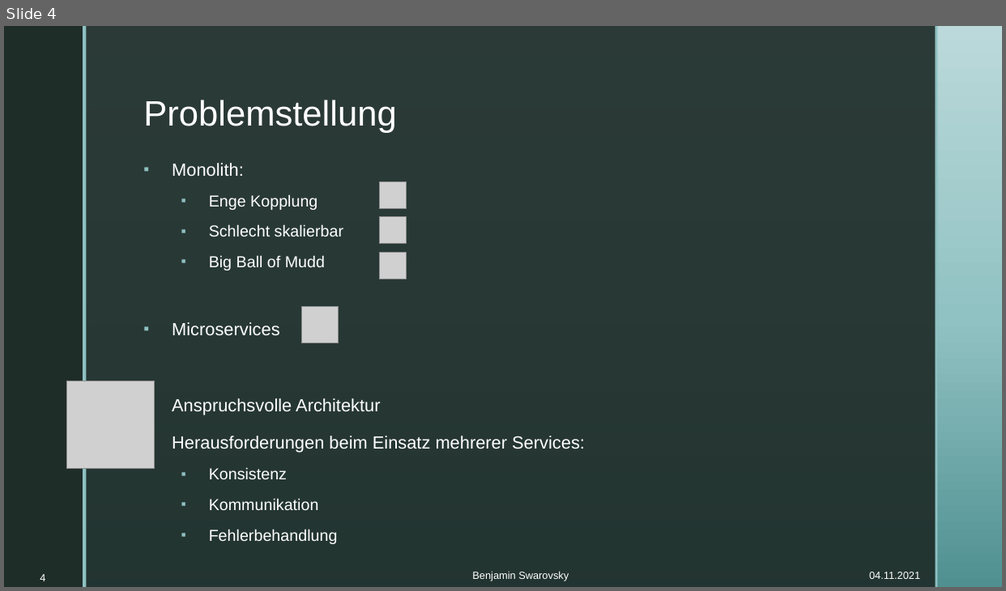
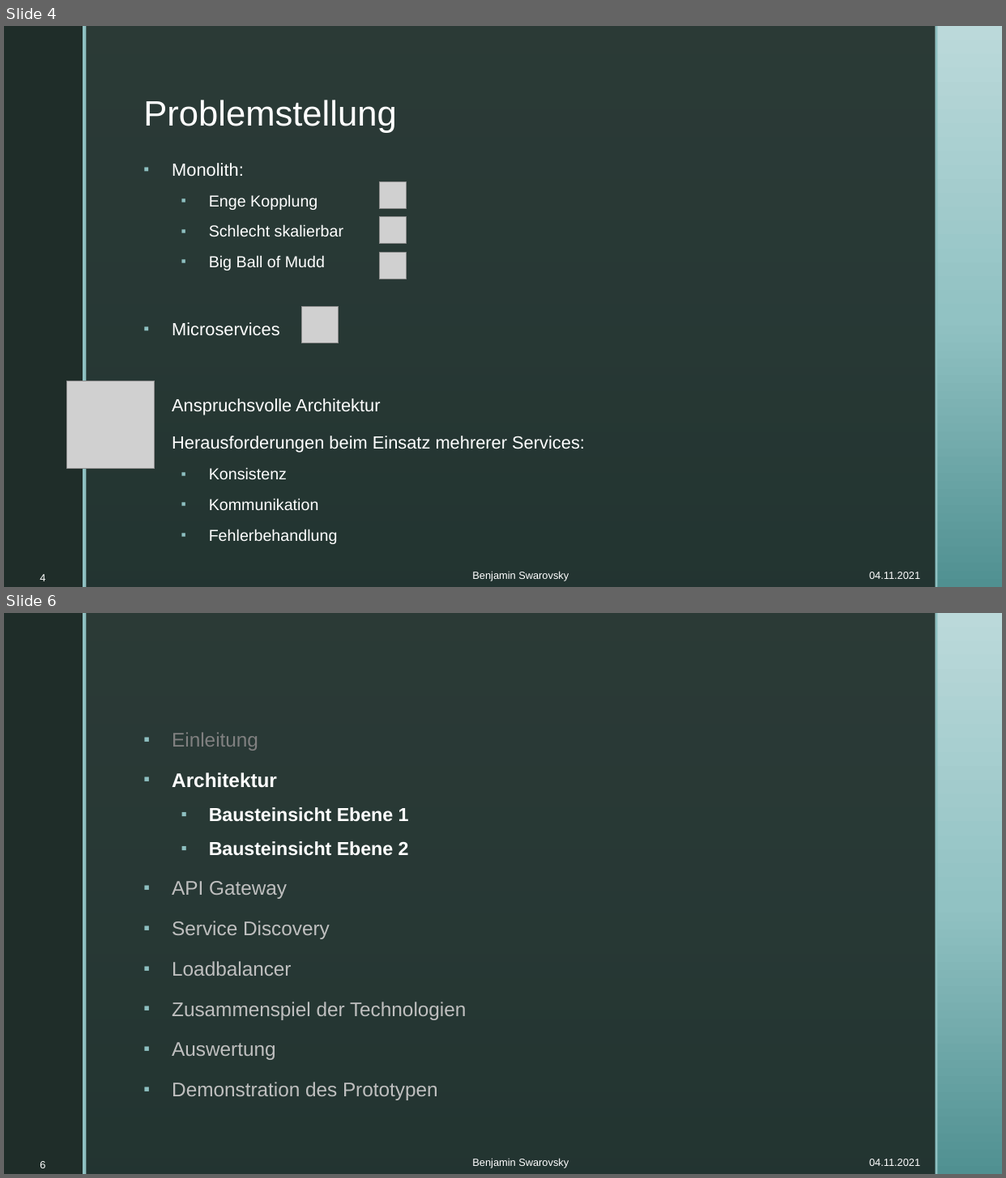
Before and after one commit to BenjaminS01/Abschluss, a slide deck: Vortrag.pptx. Shown one above the other, each under a label of ours: slide 4 before the commit, slides 4 and 6 after it; the slides between them are not shown. The pictures are 1006x591 and 1006x1178 pixels, drawn with LibreOffice and Linux fonts; fonts in the diff are those of the drawing; grey boxes stand for pictures; background and template pictures are left out. Boxes give left, top, right and bottom in pixels: in the first picture for what was removed or moved away, otherwise in the second. Text is boxed around its words. In the diff, an @@ line names an element or a change of style, - is before the commit and + after.

Commit message:
Vortrag Architektur

```diff
--- a/Vortrag.pptx
+++ b/Vortrag.pptx
@@ slide 6 added at (4, 613, 1002, 1174), background picture (left out); not listed: 4 template elements that a slide beside it also shows @@
@@ text added at (172, 773, 466, 1101), 19 pt, text #BFBFBF @@
+▪ Einleitung
+▪ Architektur
+  ▪ Bausteinsicht Ebene 1
+  ▪ Bausteinsicht Ebene 2
+▪ API Gateway
+▪ Service Discovery
+▪ Loadbalancer
+▪ Zusammenspiel der Technologien
+▪ Auswertung
+▪ Demonstration des Prototypen
@@ page number added at (40, 1161, 45, 1169), 10 pt, text #FFFFFF @@
+6
@@ text added at (472, 1158, 569, 1169), 10 pt, text #FFFFFF @@
+Benjamin Swarovsky
@@ text added at (869, 1159, 920, 1166), 10 pt, text #FFFFFF @@
+04.11.2021
```
Also in this commit, not shown: 3 slides changed, 4 other slides added.
